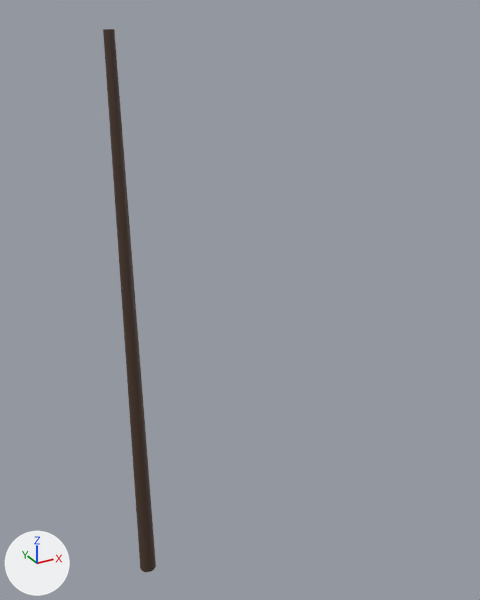
The FBX model Assets/Meshes/Mast.fbx as it was, and as the next commit left it.
One viewpoint serves both versions: a 50 mm lens placed at (-9.7, -29.0, 30.5), pointed at (5.7, -1.0, 16.5). Every picture has the same lights, and +X, +Y and +Z are marked at lower left. Where no turn or scale is listed for an object, it has been applied to the vertices.

Names of what the first picture shows: 'Mast'.
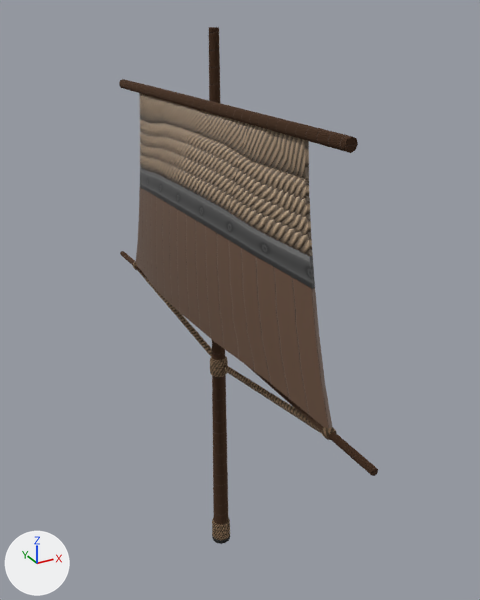
Changed parts and their boxes [x1, y1, x2, y2] in the pictures (480 x 600 px):
'Mast', reshaped, moved (381% wider)
    before: [103, 29, 156, 572]
    after: [119, 27, 378, 544]
part 1 of me_plane_022, added (brown)
    after: [119, 79, 358, 153]
part 2 of me_plane_022, added (brown)
    after: [136, 93, 333, 429]
part 3 of me_plane_022, added (brown)
    after: [120, 251, 378, 476]
part 4 of me_plane_022, built on
    before: [103, 29, 156, 572]
    after: [137, 27, 322, 544]

Patch to the scene script:
```diff
--- a/Assets/Meshes/Mast.fbx.py
+++ b/Assets/Meshes/Mast.fbx.py
@@ img_plane_defaultmaterial_albedotransparency_tga_001 @@
+img_plane_defaultmaterial_albedotransparency_tga_001 = load_image('Plane_DefaultMaterial_AlbedoTransparency.tga.001', '../Textures/Tilable Textures/WoodIronRope/Plane_DefaultMaterial_AlbedoTransparency.tga', 1024, 1024, 'sRGB')
@@ img_plane_defaultmaterial_normal_tga_001 @@
+img_plane_defaultmaterial_normal_tga_001 = load_image('Plane_DefaultMaterial_Normal.tga.001', '../Textures/Tilable Textures/WoodIronRope/Plane_DefaultMaterial_Normal.tga', 1024, 1024, 'Non-Color')
@@ img_plane_defaultmaterial_albedotransparency_tga @@
+img_plane_defaultmaterial_albedotransparency_tga = load_image('Plane_DefaultMaterial_AlbedoTransparency.tga', '../Textures/Tilable Textures/WoodIronRope/Plane_DefaultMaterial_AlbedoTransparency.tga', 1024, 1024, 'sRGB')
@@ mat_sails @@
+mat_sails = bpy.data.materials.new('Sails')
+# uses the picture img_plane_defaultmaterial_albedotransparency_tga_001
+# uses the picture img_plane_defaultmaterial_normal_tga_001
@@ mat_mast @@
+mat_mast = bpy.data.materials.new('Mast')
+# uses the picture img_plane_defaultmaterial_albedotransparency_tga
+# uses the picture img_plane_defaultmaterial_normal_png
@@ me_plane_022 @@
 # used by ob_mast; location = (0.0, 0.0, 0.0)
-me_plane_022.from_pydata(...)  # 25 vertices, 24 faces; spans x -0.5..0.5, y -0.5..0.5, z 0.0..29.7
-me_plane_022.materials.append(mat_ship)
+me_plane_022.from_pydata(...)  # 327 vertices, 326 faces; spans x -2.3..0.6, y -13.8..13.8, z 0.0..29.7
+# me_plane_022 part 1: a new loose piece, an 8-sided cylinder along y spanning x -0.81..-0.26, y -11.13..11.13, z 26.06..26.62, in mat_mast
+# me_plane_022 part 2: a new loose piece of 98 vertices spanning x -2.3..-0.4, y -11.0..11.0, z 14.8..26.1, in mat_sails
+# me_plane_022 part 3: a new loose piece of 82 vertices spanning x -0.8..-0.3, y -13.8..13.8, z 14.5..15.0, in mat_mast
+# me_plane_022 part 4
+# 12 vertices are removed from x -0.5..0.5, y -0.5..0.5, z 0.0
+# 12 faces are deleted
+# 116 vertices are added at x -0.7..0.6, y -10.9..10.9, z 0.0..14.8
+# 106 new faces join them, mat_mast
+me_plane_022.materials.append(mat_mast)
+me_plane_022.materials.append(mat_sails)
@@ ob_mast @@
 ob_mast = bpy.data.objects.new('Mast', me_plane_022)
-ob_mast.location = (0.0, 0.0, 0.0)
+ob_mast.location = (4.92, 0.0, 0.01)
```
